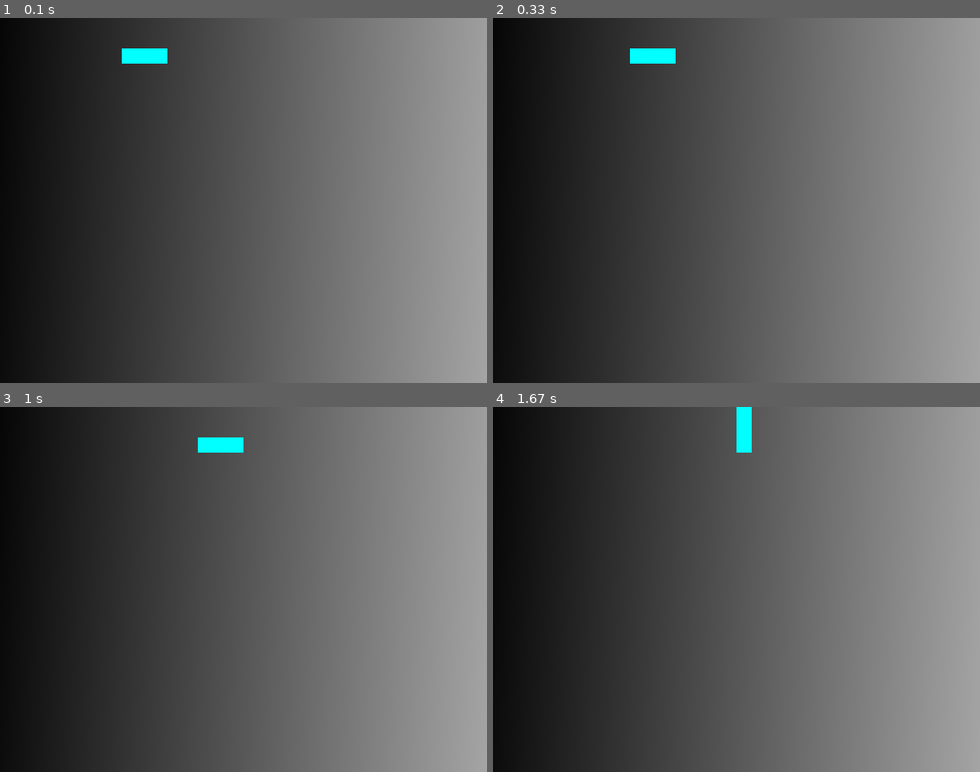
Above: before the commit, frames 1-4 (two rows, left to right).
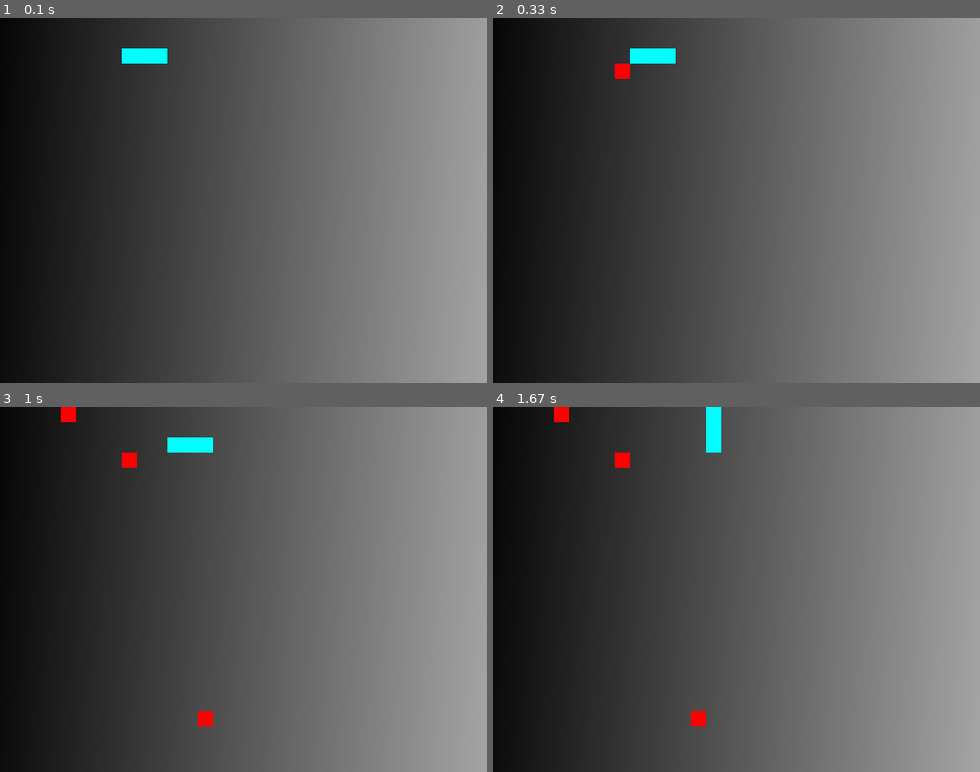
Above: after the commit, the same moments.

Repository: Malanius/pygame-snake
Game: pygame game, started from game.py
Same seed, same stepped clock (60 frames per second), same inputs: the game is played once before the commit and once after it.
Inputs:
- Up to frame 1 (0.1 s): no input
- Up to frame 2 (0.33 s): no input
- Up to frame 3 (1 s): tap Enter at 0.33 s
- Up to frame 4 (1.67 s): hold Up 1.17-1.63 s

Frame 1 is identical in both runs. In frame 2, 0.1% of the frame differs, in the area x 25-29%, y 12-17%; in frame 3, 0.9%; in frame 4, 1.2%, in the area x 12-54%, y 0-88%.

Commit message:
Add pickups

Diff:
--- a/game.py
+++ b/game.py
@@ -1,4 +1,5 @@
 import pygame
+import random
 
 SIZE = 20
 WIDTH = 32
@@ -16,9 +17,11 @@
 
 # 20 x 20
 character = pygame.image.load("character.png")
+pickup = pygame.image.load("pickup.png")
 
 snake = [(10,2), (9,2), (8, 2)]
 dx, dy = 1, 0
+pickups = []
 
 while running:
     # Event hadnling
@@ -45,11 +48,18 @@
         dead = True
 
     # Step
-    if not dead and count == 10:
+    if not dead and count == 15:
         x, y = snake[0]
         snake.insert (0, (x + dx, y + dy))
         snake.pop()
+        snake[0]
         count = 0
+        # Picked?
+        if snake[0] in pickups:
+            pickups.remove(snake[0])
+        # Pickups generation
+        if len(pickups) < 3:
+            pickups.append((random.randrange(WIDTH), random.randrange(HEIGHT)))
 
     # Prepare scene
     ##screen.fill((127,0,0))
@@ -58,6 +68,9 @@
     for x, y in snake:
         screen.blit(character, (x * SIZE,y * SIZE))
 
+    for x, y in pickups:
+        screen.blit(pickup, (x * SIZE,y * SIZE))
+
     # Update the rewritten screen
     pygame.display.update()
 
Binary file added: pickup.png
